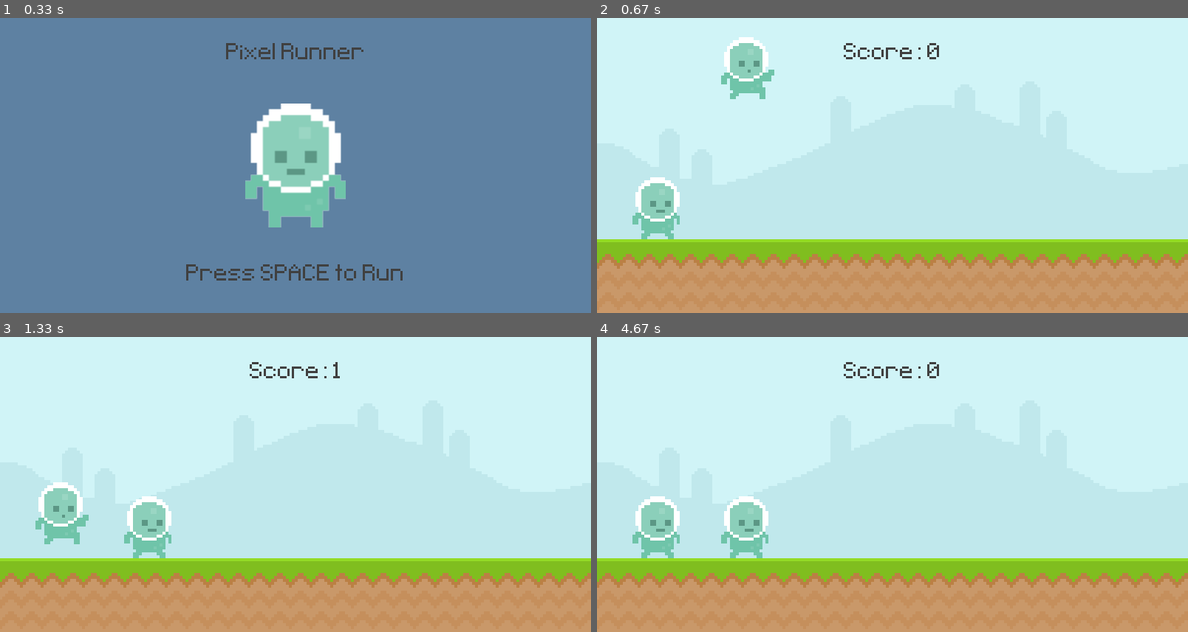
Above: before the commit, frames 1-4 (two rows, left to right).
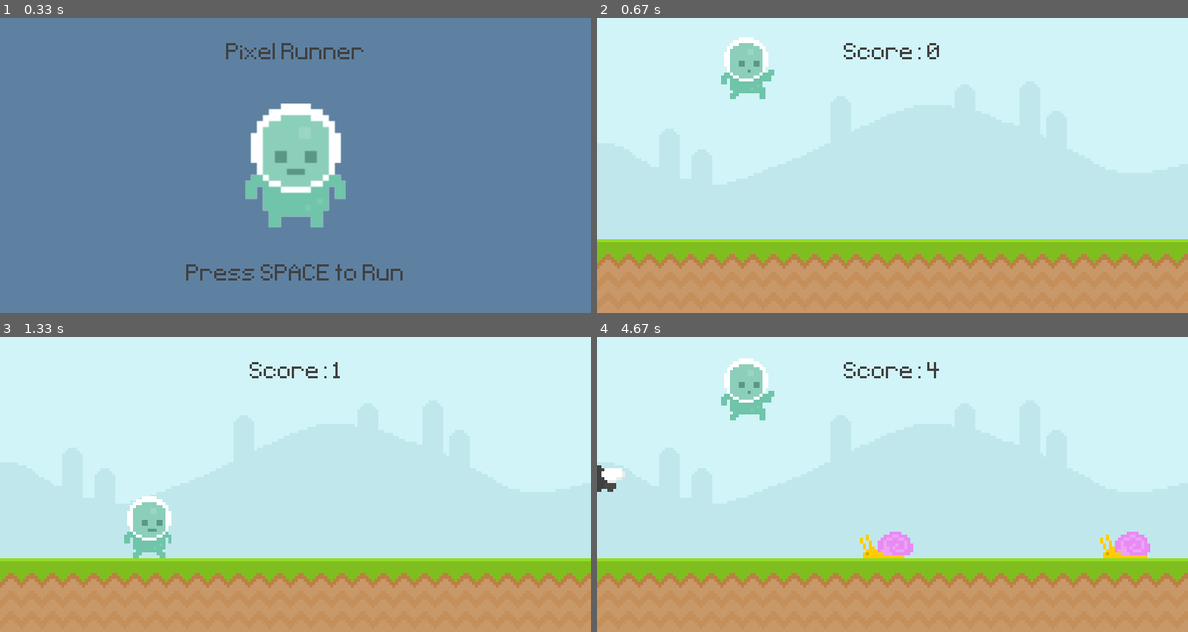
Above: after the commit, the same moments.

Repository: atrox3d/ultimate-introduction-to-pygame
Game: pygame game, started from main.py
Two runs of this game, one before a commit and one after it. Both use one fixed random seed, a clock stepped at 60 frames per second and the inputs below.
Inputs (mouse positions are in pixels of both pictures, inside the frame that each line leads up to):
- Up to frame 1 (0.33 s): no input
- Up to frame 2 (0.67 s): tap Space at 0.33 s
- Up to frame 3 (1.33 s): press the mouse at (59, 525) at 0.7 s; move the mouse to (236, 484) at 0.8 s; release the mouse at (419, 446) at 0.93 s; press the mouse at (59, 525) at 1.03 s; move the mouse to (135, 475) at 1.13 s; release the mouse at (212, 422) at 1.27 s
- Up to frame 4 (4.67 s): tap Space at 1.33, 1.73, 2.03, 2.57, 2.87, 3.63, 3.97, 4.27 s

Frame 1 is identical in both runs. In frame 2, 1.3% of the frame differs, in the area x 6-14%, y 54-75%; in frame 3, 1.3%; in frame 4, 5.3%, in the area x 0-94%, y 7-75%.

Commit message:
obstacle creation, destruction and movement + old graphics removal

Diff:
--- a/main.py
+++ b/main.py
@@ -60,12 +60,12 @@
     SNAIL = 'snail'.lower()
 
     FLY_IMAGES_PATH = Path('graphics/Fly')
-    FLY1 = FLY_IMAGES_PATH / 'Fly1'
-    FLY2 = FLY_IMAGES_PATH / 'Fly2'
+    FLY1 = FLY_IMAGES_PATH / 'Fly1.png'
+    FLY2 = FLY_IMAGES_PATH / 'Fly2.png'
 
     SNAIL_IMAGES_PATH = Path('graphics/snail')
-    SNAIL1 = SNAIL_IMAGES_PATH / 'snail1'
-    SNAIL2 = SNAIL_IMAGES_PATH / 'snail2'
+    SNAIL1 = SNAIL_IMAGES_PATH / 'snail1.png'
+    SNAIL2 = SNAIL_IMAGES_PATH / 'snail2.png'
 
     def __init__(self, type):
         super().__init__()
@@ -97,6 +97,13 @@
 
     def update(self):
         self.animation()
+        self.rect.x -= 6
+        self.destroy()
+
+    def destroy(self):
+        if self.rect.x <= -100:
+            self.kill()
+
 
 def display_score():
     """
@@ -180,6 +187,8 @@
 
 player = pygame.sprite.GroupSingle()
 player.add(Player())
+
+obstacles = pygame.sprite.Group()
 
 
 rectangle_surface = pygame.Surface((100, 200))                      # create rectangle 100*200 (w, h)
@@ -276,12 +285,14 @@
                         print('jump')
                         player_gravity = -20                        # jump
             elif event.type == obstacle_timer:
-                print('OBSTACLE TIMER')
-                if randint(0, 1):
-                    obstacle_rect_list.append(snail.get_rect(bottomright=(randint(900, 1100), 300)))
-                else:
-                    print('fly')
-                    obstacle_rect_list.append(fly.get_rect(bottomright=(randint(900, 1100), 210)))
+                obstacle_type = random.choice([Obstacle.FLY, Obstacle.SNAIL, Obstacle.SNAIL, Obstacle.SNAIL])
+                obstacles.add(Obstacle(obstacle_type))
+                # print('OBSTACLE TIMER')
+                # if randint(0, 1):
+                #     obstacle_rect_list.append(snail.get_rect(bottomright=(randint(900, 1100), 300)))
+                # else:
+                #     print('fly')
+                #     obstacle_rect_list.append(fly.get_rect(bottomright=(randint(900, 1100), 210)))
             elif event.type == snail_timer:
                 snail_index = 0 if snail_index == 1 else 1
                 snail = snail_frames[snail_index]
@@ -313,16 +324,18 @@
         #     snail_rect.left -= 4
         # screen.blit(snail, snail_rect)                            # draw snail using rect
         #
-        if player_gravity < 200: player_gravity += 1                # calc gravity acceleration
-        player_rect.bottom += player_gravity                        # apply gravity to player, if jumping
-        if player_rect.bottom >= 300: player_rect.bottom = 300      # stop at terrain
-        player_animation()
-        screen.blit(player_surf, player_rect)                            # draw player using rect
+        # if player_gravity < 200: player_gravity += 1                # calc gravity acceleration
+        # player_rect.bottom += player_gravity                        # apply gravity to player, if jumping
+        # if player_rect.bottom >= 300: player_rect.bottom = 300      # stop at terrain
+        # player_animation()
+        # screen.blit(player_surf, player_rect)                            # draw player using rect
 
         player.draw(screen)
         player.update()
-        #
-        obstacle_movement(obstacle_rect_list)                       # update enemies on screen
+        obstacles.draw(screen)
+        obstacles.update()
+        #
+        # obstacle_movement(obstacle_rect_list)                       # update enemies on screen
         #
         # if snail_rect.colliderect(player_rect):
         #     game_active = False
@@ -338,7 +351,7 @@
         # if player_rect.collidepoint(pygame.mouse.get_pos()):
         #     print("COLLISION")
         #     print(pygame.mouse.get_pressed())
-        game_active = collisions(player_rect, obstacle_rect_list)   # check collisions, game over if true
+        # game_active = collisions(player_rect, obstacle_rect_list)   # check collisions, game over if true
         # update everything
     else:
         screen.fill((94, 129, 162))                                 # game over screen bg color
